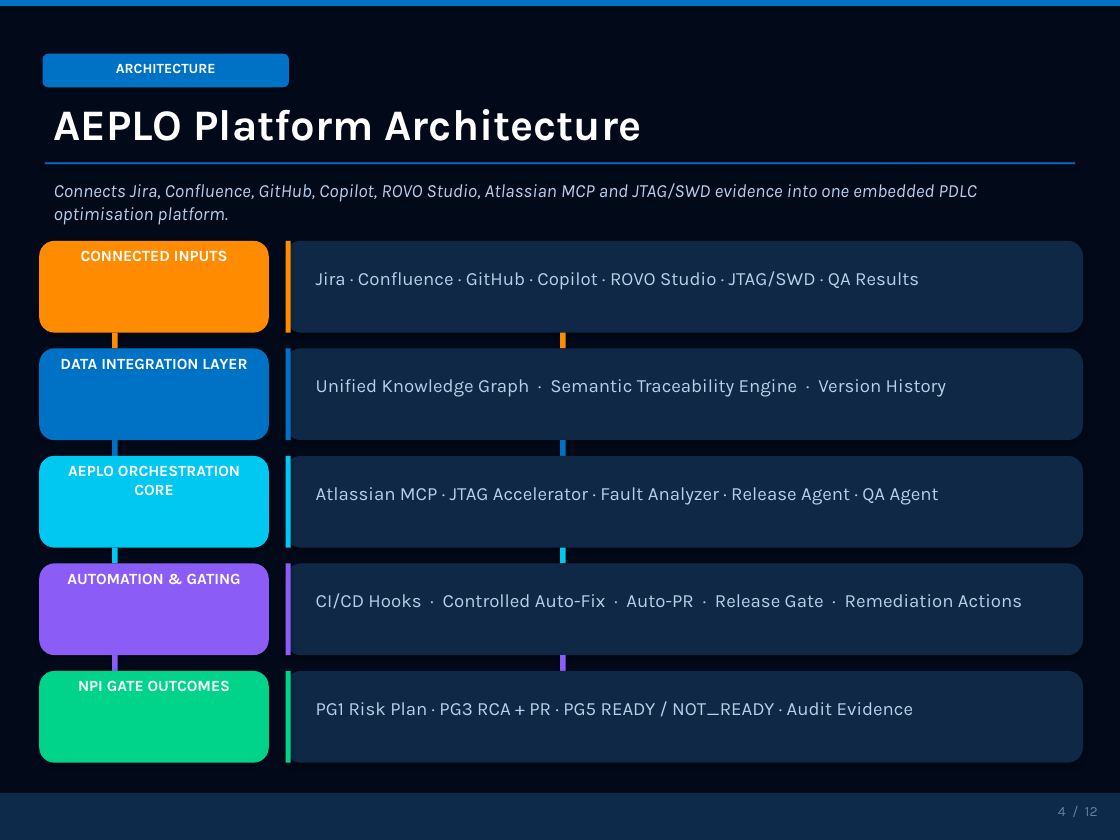
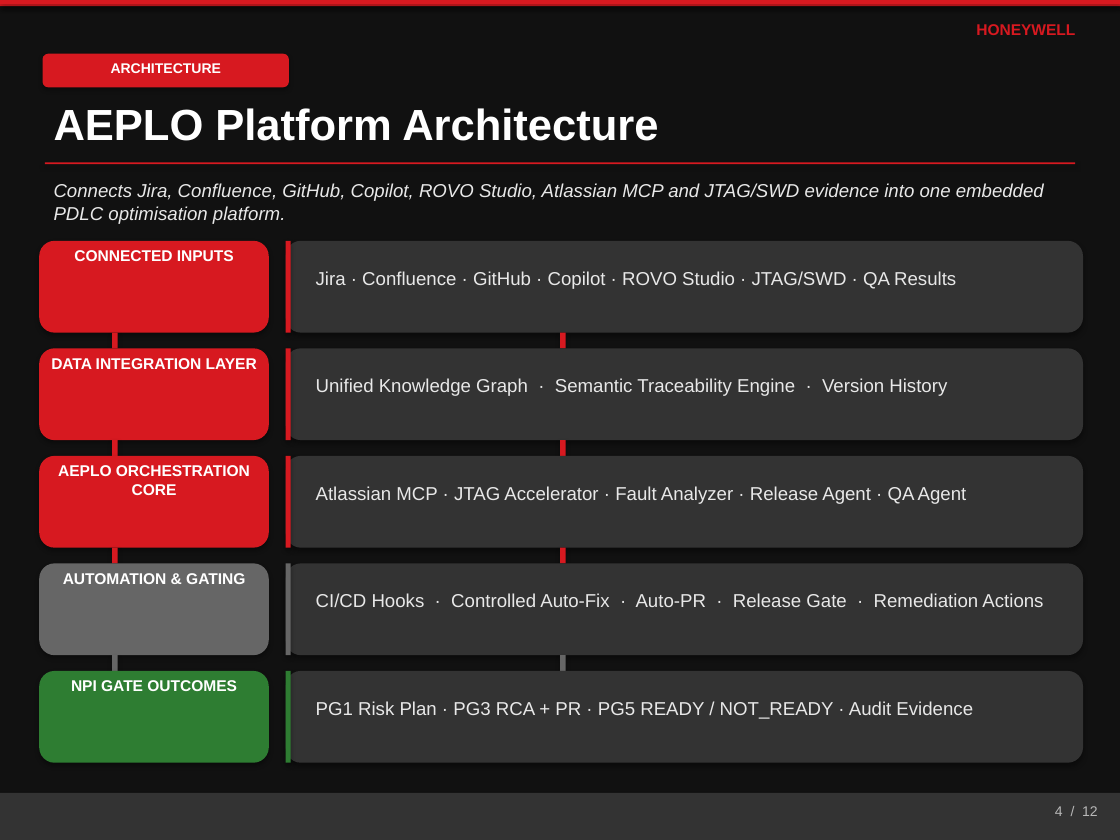
Before and after one commit to shyamnexus/HON_PPT, a slide deck: slide 4 of AI-Driven Embedded Product Lifecycle OrchestratorV5.pptx. Drawn at 1120x840 pixels with LibreOffice and Linux fonts; fonts in the diff are those of the drawing. Boxes give left, top, right and bottom in pixels: in the first picture for what was removed or moved away, otherwise in the second. Text is boxed around its words. In the diff, an @@ line names an element or a change of style, - is before the commit and + after.

```diff
--- a/AI-Driven Embedded Product Lifecycle OrchestratorV5.pptx
+++ b/AI-Driven Embedded Product Lifecycle OrchestratorV5.pptx
@@ rectangle at <box>0,0,1120,840</box>: fill #020A1A to #111111 @@
@@ rectangle added at <box>0,0,1120,4</box>, fill #D71920 @@
@@ text added at <box>976,24,1075,35</box>, 10 pt, text #D71920, bold @@
+HONEYWELL
@@ fill #FF8C00 to #D71920 in 4 elements at <box>39,241,269,333</box>, <box>286,241,290,333</box>, <box>112,333,118,348</box>, <box>560,333,566,348</box> @@
@@ fill #0072C6 to #D71920 in 7 elements at <box>0,0,1120,7</box>, <box>43,54,289,87</box>, <box>45,162,1075,165</box>, <box>39,348,269,440</box>, <box>286,348,290,440</box>, <box>112,440,118,456</box>, <box>560,440,566,456</box> @@
@@ fill #00C8F0 to #D71920 in 4 elements at <box>39,456,269,548</box>, <box>286,456,290,548</box>, <box>112,548,118,563</box>, <box>560,548,566,563</box> @@
@@ fill #8B5CF6 to #666666 in 4 elements at <box>39,563,269,655</box>, <box>286,563,290,655</box>, <box>112,655,118,671</box>, <box>560,655,566,671</box> @@
@@ font Karla to Arial in 7 elements at <box>111,63,221,73</box>, <box>54,108,658,141</box>, <box>74,250,234,261</box>, <box>51,358,257,369</box>, <box>58,465,250,495</box>, <box>63,573,245,584</box>, <box>71,680,237,691</box> @@
@@ rounded rectangle at <box>39,671,269,763</box>: fill #00D48A to #2E7D32 @@
@@ fill #0F2845 to #333333 in 5 elements at <box>286,241,1083,333</box>, <box>286,348,1083,440</box>, <box>286,456,1083,548</box>, <box>286,563,1083,655</box>, <box>286,671,1083,763</box> @@
@@ rectangle at <box>286,671,290,763</box>: fill #00D48A to #2E7D32 @@
@@ font Karla to Arial, text colour #B8D0EC to #E8E8E8 in 6 elements at <box>54,183,1044,224</box>, <box>316,271,956,289</box>, <box>316,378,947,396</box>, <box>316,486,967,504</box>, <box>316,593,1043,607</box>, <box>316,701,973,719</box> @@
@@ rectangle at <box>0,793,1120,840</box>: fill #0E2A4A to #333333 @@
@@ text "4 / 12" at <box>1055,806,1098,816</box>: font Karla to Arial, text colour #6080A8 to #B8B8B8 @@
```
Also in this commit, not shown: 12 other slides changed, 1 other file.
